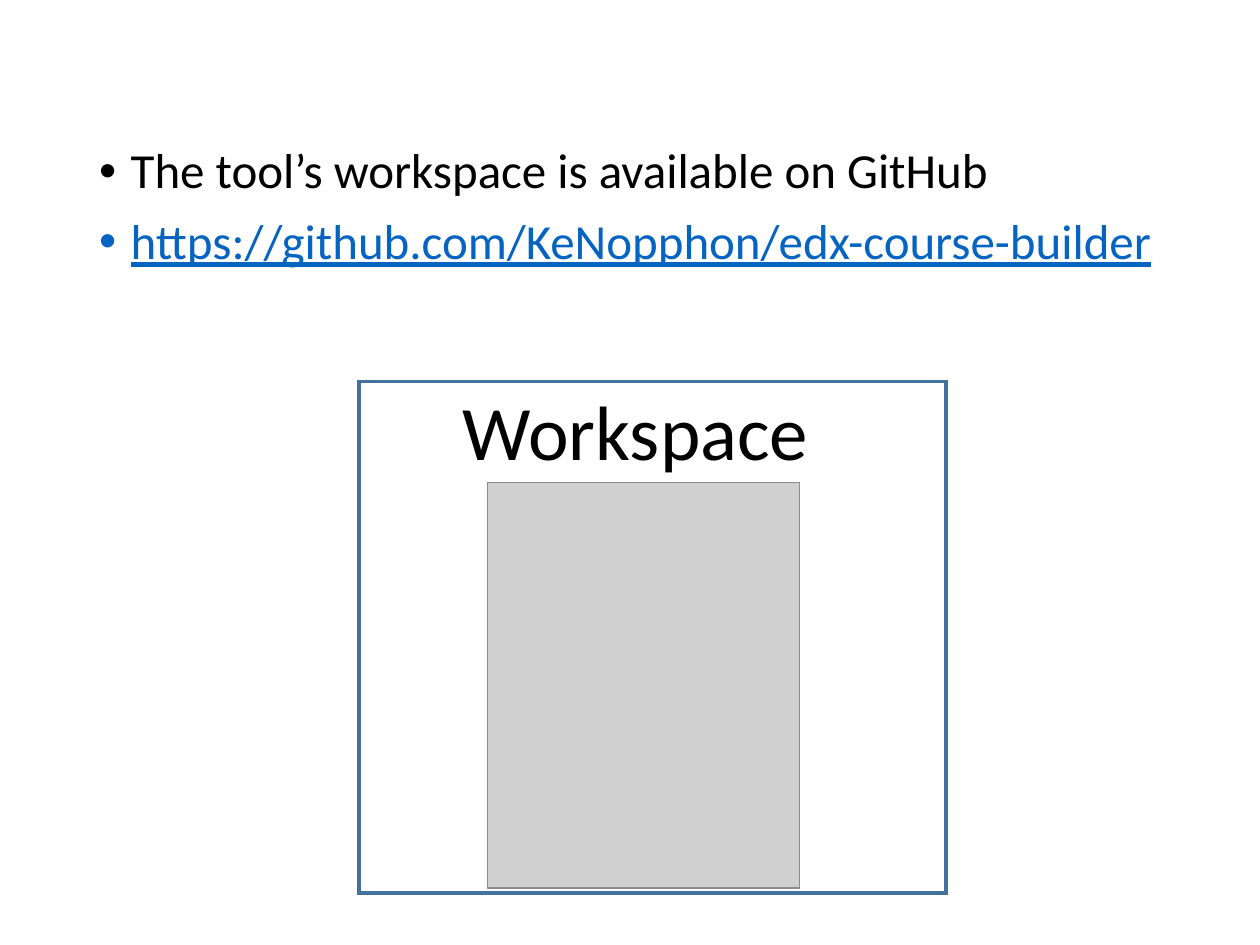
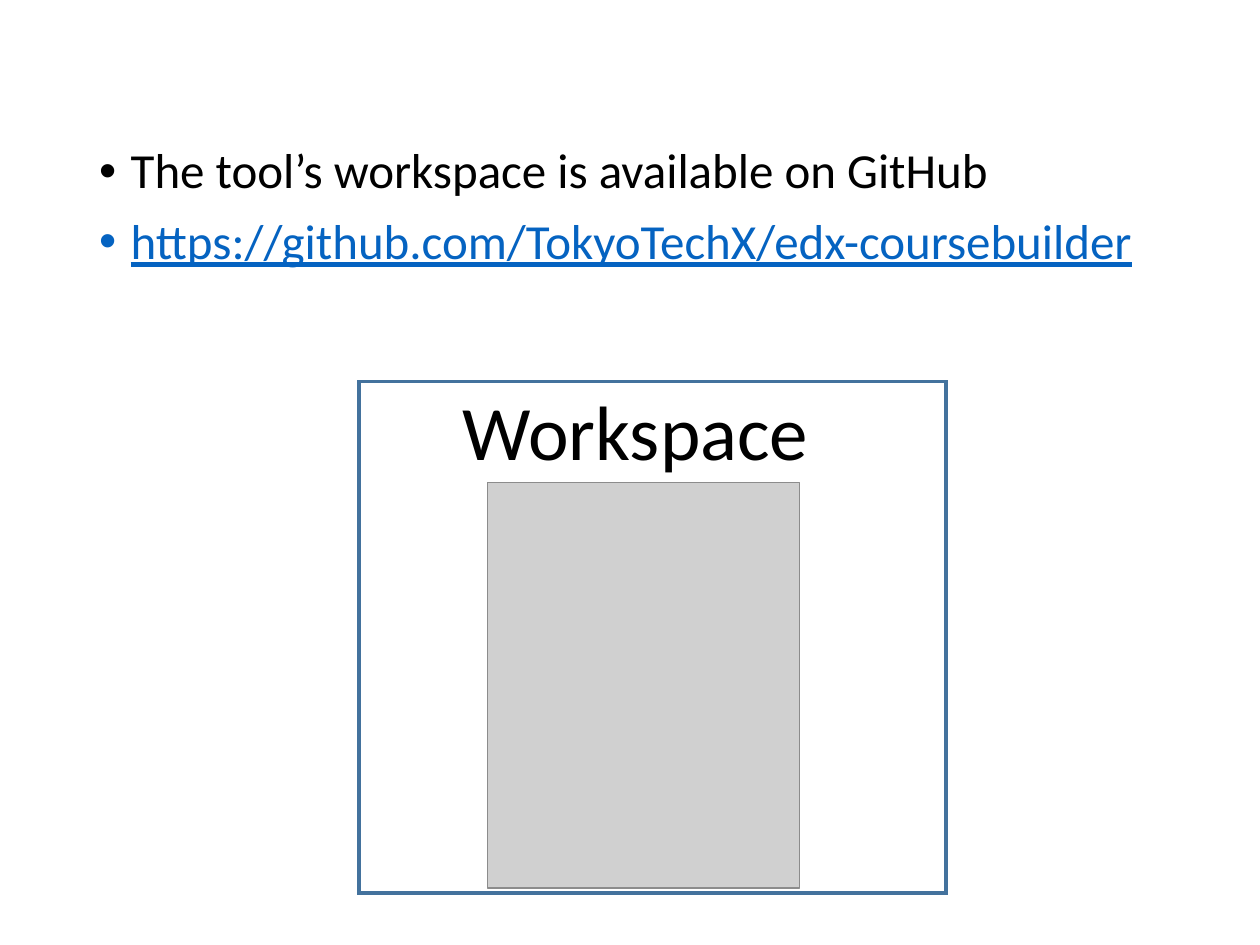
Before and after one commit to TokyoTechX-TAs/edx-coursebuilder, a slide deck: slide 5 of course_builder.pptx. Drawn at 1260x945 pixels with LibreOffice and Linux fonts; fonts in the diff are those of the drawing; grey boxes stand for pictures. Boxes give left, top, right and bottom in pixels: in the first picture for what was removed or moved away, otherwise in the second. Text is boxed around its words. In the diff, an @@ line names an element or a change of style, - is before the commit and + after.

```diff
--- a/course_builder.pptx
+++ b/course_builder.pptx
@@ text at (131, 225, 1132, 268): text changed @@
-• https://github.com/KeNopphon/edx-course-builder
+• https://github.com/TokyoTechX/edx-coursebuilder
```
Also in this commit, not shown: 1 other file.
